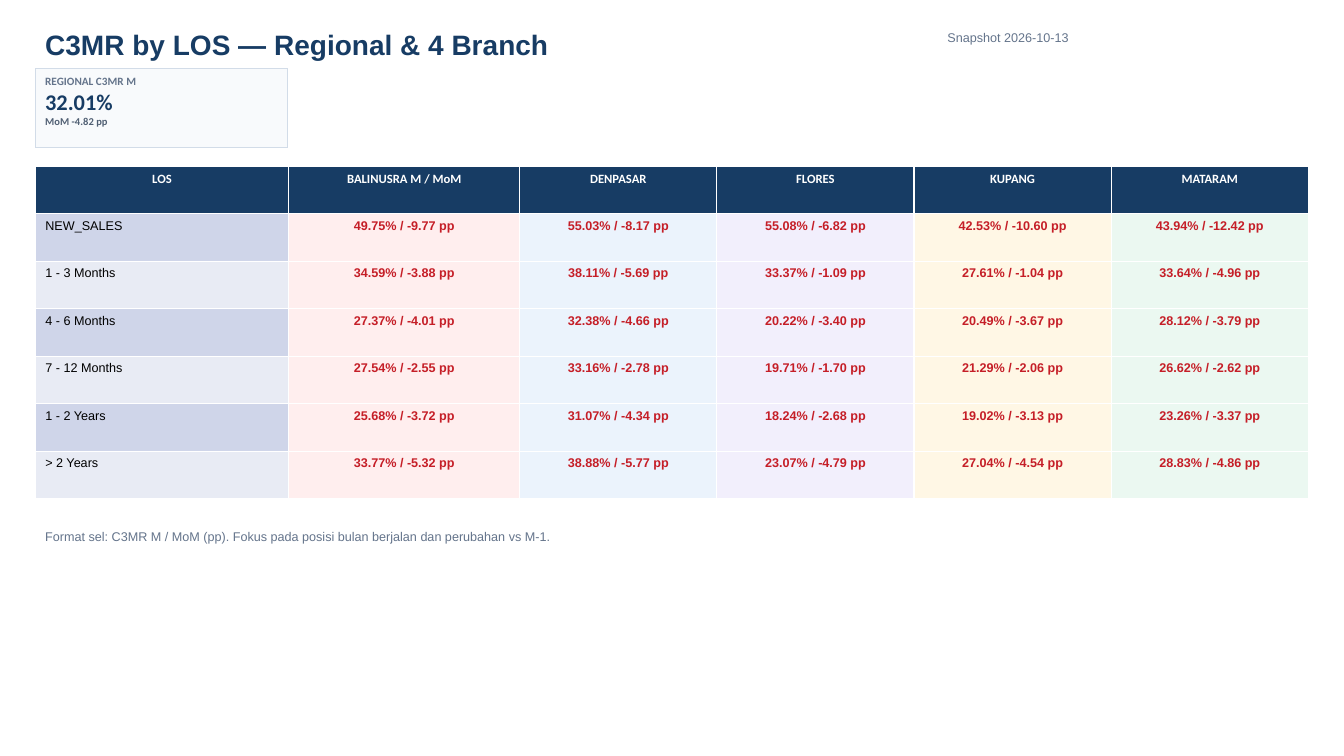
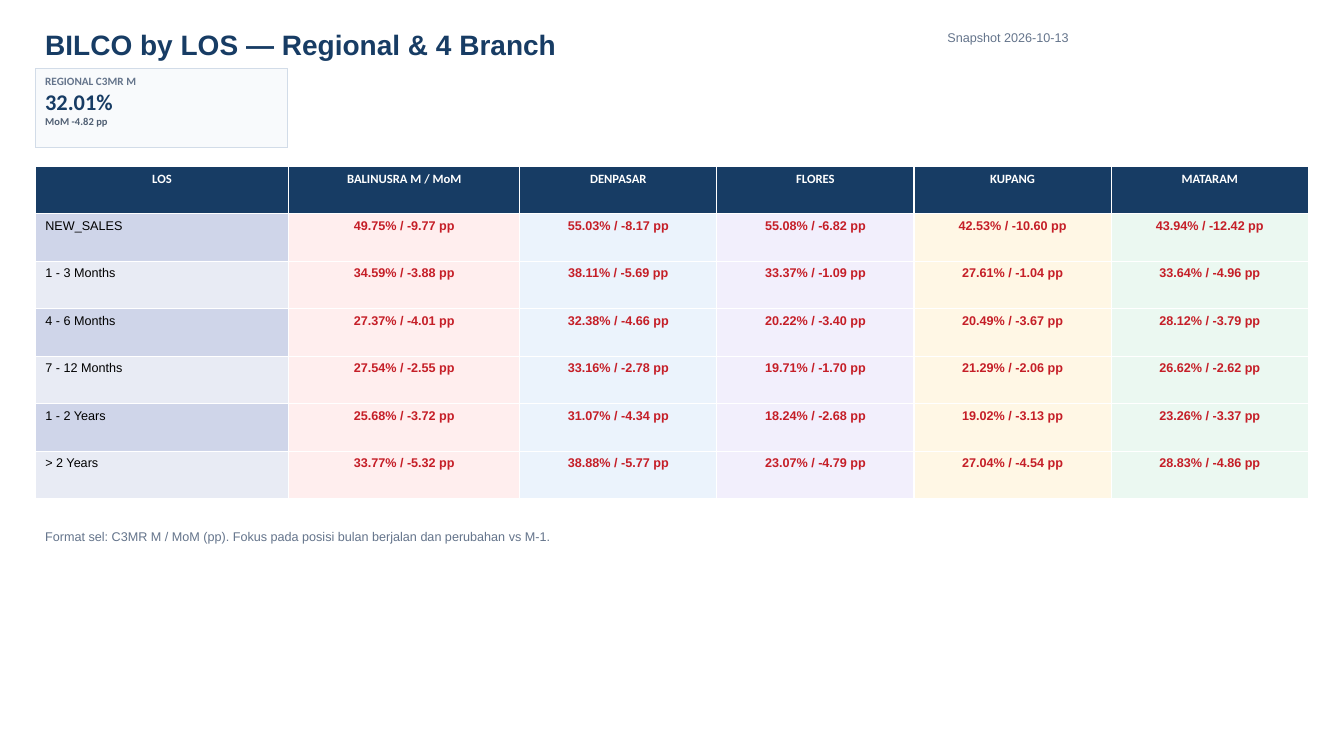
Before and after one commit to linktreehhbalnus-eng/wow_balnus, a slide deck: slide 18 of beta_12wok/reports/BALINUSRA_GM_PERFORMANCE_SUMMARY_20261013_INARA.pptx. Drawn at 1344x756 pixels with LibreOffice and Linux fonts; fonts in the diff are those of the drawing. Boxes give left, top, right and bottom in pixels: in the first picture for what was removed or moved away, otherwise in the second. Text is boxed around its words. In the diff, an @@ line names an element or a change of style, - is before the commit and + after.

```diff
--- a/beta_12wok/reports/BALINUSRA_GM_PERFORMANCE_SUMMARY_20261013_INARA.pptx
+++ b/beta_12wok/reports/BALINUSRA_GM_PERFORMANCE_SUMMARY_20261013_INARA.pptx
@@ text at (45,34,556,60): text changed @@
-C3MR by LOS — Regional & 4 Branch
+BILCO by LOS — Regional & 4 Branch
```
Also in this commit, not shown: 11 other files.
